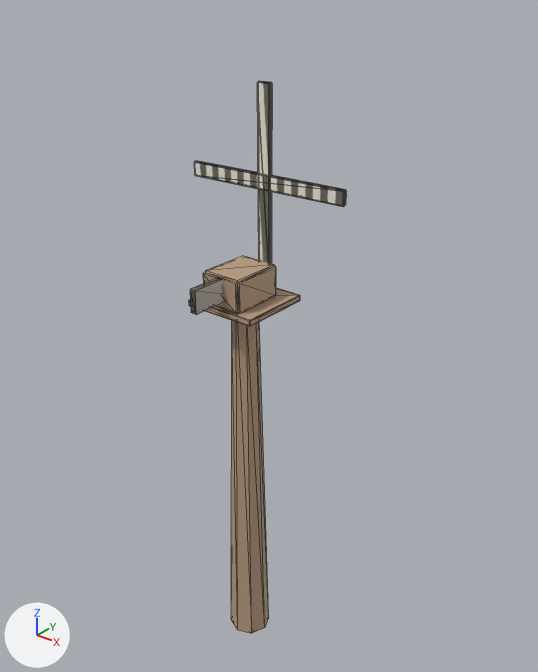
What one commit did to the glTF model public/models/windmill.glb.
The view is the same before and after, from a 50 mm camera at (5.34, -6.22, 8.65) aimed at (0.16, 0.25, 4.63). Every picture has the same lights, and +X, +Y and +Z are marked at lower left. The older version comes first. Mesh edges are drawn as thin lines. Where no turn or scale is listed for an object, it has been applied to the vertices. Vertices at exactly the same position are counted once.

The scene before the commit, as lines of its bpy script (objects in view):
```python
ob_deck = bpy.data.objects.new('Deck', me_deck)
ob_deck.location = (0.0, 0.0, 5.15)
ob_nacelle = bpy.data.objects.new('Nacelle', me_nacelle)
ob_nacelle.location = (0.0, -0.08, 5.38)
ob_sail_0 = bpy.data.objects.new('Sail_0', me_sail_0)
ob_sail_0.location = (0.0, 0.38, 6.5)
ob_sail_1 = bpy.data.objects.new('Sail_1', me_sail_1)
ob_sail_1.location = (0.0, 0.38, 6.5)
ob_sail_2 = bpy.data.objects.new('Sail_2', me_sail_2)
ob_sail_2.location = (0.0, 0.38, 6.5)
ob_sail_3 = bpy.data.objects.new('Sail_3', me_sail_3)
ob_sail_3.location = (0.0, 0.38, 6.5)
ob_tail = bpy.data.objects.new('Tail', me_tail)
ob_tail.location = (0.0, -0.52, 5.42)
ob_tower = bpy.data.objects.new('Tower', me_tower)
ob_tower.location = (0.0, 0.0, 2.6)
```
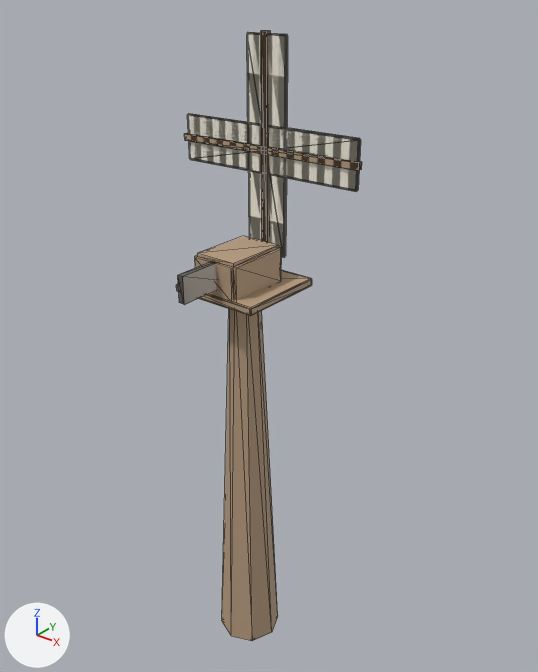
Changed parts and their boxes (x1, y1, x2, y2) in the pictures (538 x 672 px):
'Tower', reshaped, moved (46% wider, 6% taller): before (231, 321, 269, 633); after (222, 309, 278, 641)
'Sail_1', reshaped, moved: before (195, 175, 344, 207); after (188, 114, 359, 191)
'Nacelle', reshaped, moved (18% wider, 12% taller): before (203, 256, 276, 314); after (195, 236, 281, 301)
'Sail_2', reshaped, moved (162% wider, 23% taller): before (257, 82, 272, 264); after (247, 32, 288, 257)
'Sail_0', reshaped, moved (162% wider, 23% taller): before (257, 81, 272, 263); after (247, 32, 288, 257)
'Sail_3', reshaped, moved (14% wider, 67% taller): before (194, 161, 346, 206); after (188, 114, 361, 190)
'Deck', reshaped, moved (22% wider, 18% taller): before (189, 288, 300, 327); after (176, 270, 312, 316)
'Tail', reshaped, moved (18% wider, 18% taller): before (190, 278, 223, 315); after (178, 261, 217, 305)
'Frame_2', added (beige): after (261, 31, 270, 242)
'Frame_1', added: after (185, 134, 359, 170)
'Frame_3', added: after (184, 133, 362, 170)
'Frame_0', added: after (261, 30, 270, 242)

Edits to the bpy script that builds the scene:
```text
Change me_sail_0:
    remove me_sail_0.from_pydata(...)  # 32 vertices, 60 faces; spans x -0.09..0.09, y -0.03..0.03, z -1.1..1.1
    add me_sail_0.from_pydata(...)  # 32 vertices, 60 faces; spans x -0.28..0.28, y -0.02..0.02, z -1.23..1.23
    me_sail_0 part 1: 32 of 32 vertices moved; they spanned x -0.09..0.09, y -0.03..0.03, z -1.1..1.1 and now span x -0.28..0.28, y -0.02..0.02, z -1.23..1.23; mean shift (0.0, 0.0, 0.0)
Change me_sail_1:
    remove me_sail_1.from_pydata(...)  # 32 vertices, 60 faces; spans x -1.1..1.1, y -0.03..0.03, z -0.09..0.09
    add me_sail_1.from_pydata(...)  # 32 vertices, 60 faces; spans x -1.23..1.23, y -0.02..0.02, z -0.28..0.28
    me_sail_1 part 2: 32 of 32 vertices moved; they spanned x -1.1..1.1, y -0.03..0.03, z -0.09..0.09 and now span x -1.23..1.23, y -0.02..0.02, z -0.28..0.28; mean shift (0.0, 0.0, 0.0)
Change me_sail_2:
    remove me_sail_2.from_pydata(...)  # 32 vertices, 60 faces; spans x -0.09..0.09, y -0.03..0.03, z -1.1..1.1
    add me_sail_2.from_pydata(...)  # 32 vertices, 60 faces; spans x -0.28..0.28, y -0.02..0.02, z -1.23..1.23
    me_sail_2 part 3: 32 of 32 vertices moved; they spanned x -0.09..0.09, y -0.03..0.03, z -1.1..1.1 and now span x -0.28..0.28, y -0.02..0.02, z -1.23..1.23; mean shift (0.0, 0.0, 0.0)
Change me_sail_3:
    remove me_sail_3.from_pydata(...)  # 32 vertices, 60 faces; spans x -1.1..1.1, y -0.03..0.03, z -0.09..0.09
    add me_sail_3.from_pydata(...)  # 32 vertices, 60 faces; spans x -1.23..1.23, y -0.02..0.02, z -0.28..0.28
    me_sail_3 part 4: 32 of 32 vertices moved; they spanned x -1.1..1.1, y -0.03..0.03, z -0.09..0.09 and now span x -1.23..1.23, y -0.02..0.02, z -0.28..0.28; mean shift (0.0, 0.0, 0.0)
Change me_deck:
    remove me_deck.from_pydata(...)  # 32 vertices, 60 faces; spans x -0.475..0.475, y -0.475..0.475, z -0.04..0.04
    add me_deck.from_pydata(...)  # 32 vertices, 60 faces; spans x -0.575..0.575, y -0.575..0.575, z -0.05..0.05
    me_deck part 5: 32 of 32 vertices moved; they spanned x -0.475..0.475, y -0.475..0.475, z -0.04..0.04 and now span x -0.575..0.575, y -0.575..0.575, z -0.05..0.05; mean shift (0.0, 0.0, 0.0)
Change me_nacelle:
    remove me_nacelle.from_pydata(...)  # 32 vertices, 60 faces; spans x -0.275..0.275, y -0.36..0.36, z -0.21..0.21
    add me_nacelle.from_pydata(...)  # 32 vertices, 60 faces; spans x -0.31..0.31, y -0.44..0.44, z -0.24..0.24
    me_nacelle part 6: 32 of 32 vertices moved; they spanned x -0.275..0.275, y -0.36..0.36, z -0.21..0.21 and now span x -0.31..0.31, y -0.44..0.44, z -0.24..0.24; mean shift (0.0, 0.0, 0.0)
Change me_tail:
    remove me_tail.from_pydata(...)  # 8 vertices, 12 faces; spans x -0.04..0.04, y -0.35..0.35, z -0.14..0.14
    add me_tail.from_pydata(...)  # 8 vertices, 12 faces; spans x -0.04..0.04, y -0.425..0.425, z -0.16..0.16
    me_tail part 7
    me_tail.vertices[0].co: (0.04, 0.35, -0.14) -> (0.04, 0.425, -0.16)
    me_tail.vertices[1].co: (0.04, 0.35, 0.14) -> (0.04, 0.425, 0.16)
    me_tail.vertices[2].co: (0.04, -0.35, -0.14) -> (0.04, -0.425, -0.16)  # pixel (196, 314) -> pixel (184, 304)
    me_tail.vertices[3].co: (0.04, -0.35, 0.14) -> (0.04, -0.425, 0.16)  # pixel (195, 291) -> pixel (182, 276)
    me_tail.vertices[4].co: (-0.04, 0.35, -0.14) -> (-0.04, 0.425, -0.16)
    me_tail.vertices[5].co: (-0.04, 0.35, 0.14) -> (-0.04, 0.425, 0.16)
    me_tail.vertices[6].co: (-0.04, -0.35, -0.14) -> (-0.04, -0.425, -0.16)  # pixel (191, 312) -> pixel (179, 302)
    me_tail.vertices[7].co: (-0.04, -0.35, 0.14) -> (-0.04, -0.425, 0.16)  # pixel (190, 289) -> pixel (177, 275)
Change me_tower:
    remove me_tower.from_pydata(...)  # 16 vertices, 28 faces; spans x -0.28..0.28, y -0.28..0.28, z -2.6..2.6
    add me_tower.from_pydata(...)  # 16 vertices, 28 faces; spans x -0.42..0.42, y -0.42..0.42, z -2.7..2.7
    me_tower part 8: 16 of 16 vertices moved; they spanned x -0.28..0.28, y -0.28..0.28, z -2.6..2.6 and now span x -0.42..0.42, y -0.42..0.42, z -2.7..2.7; mean shift (0.0, 0.0, 0.0)
Change ob_sail_0:
    ob_sail_0.location: (0.0, 0.38, 6.5) -> (0.0, 0.42, 6.86)
Change ob_sail_1:
    ob_sail_1.location: (0.0, 0.38, 6.5) -> (0.0, 0.42, 6.86)
Change ob_sail_2:
    ob_sail_2.location: (0.0, 0.38, 6.5) -> (0.0, 0.42, 6.86)
Change ob_sail_3:
    ob_sail_3.location: (0.0, 0.38, 6.5) -> (0.0, 0.42, 6.86)
Change ob_deck:
    ob_deck.location: (0.0, 0.0, 5.15) -> (0.0, 0.0, 5.35)
Change ob_nacelle:
    ob_nacelle.location: (0.0, -0.08, 5.38) -> (0.0, -0.1, 5.58)
Change ob_tail:
    ob_tail.location: (0.0, -0.52, 5.42) -> (0.0, -0.62, 5.62)
Change ob_tower:
    ob_tower.location: (0.0, 0.0, 2.6) -> (0.0, 0.0, 2.7)
Add ob_frame_3:
    ob_frame_3 = bpy.data.objects.new('Frame_3', me_frame_3)  # a box spanning x -1.25..1.25, y -0.03..0.03, z -0.04..0.04; in mat_mat_wood (beige #b89e81)
    ob_frame_3.location = (0.0, 0.4, 6.86)
Add ob_frame_2:
    ob_frame_2 = bpy.data.objects.new('Frame_2', me_frame_2)  # a box spanning x -0.04..0.04, y -0.03..0.03, z -1.25..1.25; in mat_mat_wood (beige #b89e81)
    ob_frame_2.location = (0.0, 0.4, 6.86)
Add ob_frame_1:
    ob_frame_1 = bpy.data.objects.new('Frame_1', me_frame_1)  # a box spanning x -1.25..1.25, y -0.03..0.03, z -0.04..0.04; in mat_mat_wood (beige #b89e81)
    ob_frame_1.location = (0.0, 0.4, 6.86)
Add ob_frame_0:
    ob_frame_0 = bpy.data.objects.new('Frame_0', me_frame_0)  # a box spanning x -0.04..0.04, y -0.03..0.03, z -1.25..1.25; in mat_mat_wood (beige #b89e81)
    ob_frame_0.location = (0.0, 0.4, 6.86)
```
